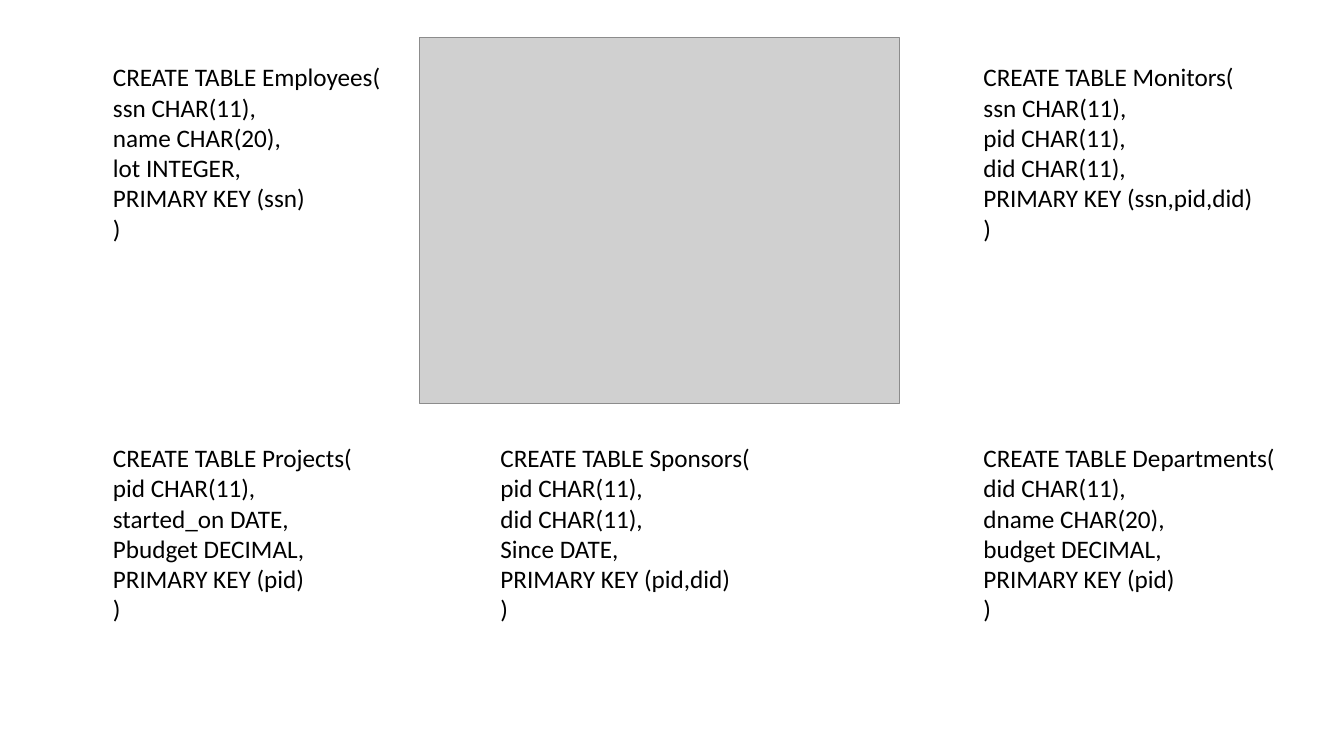
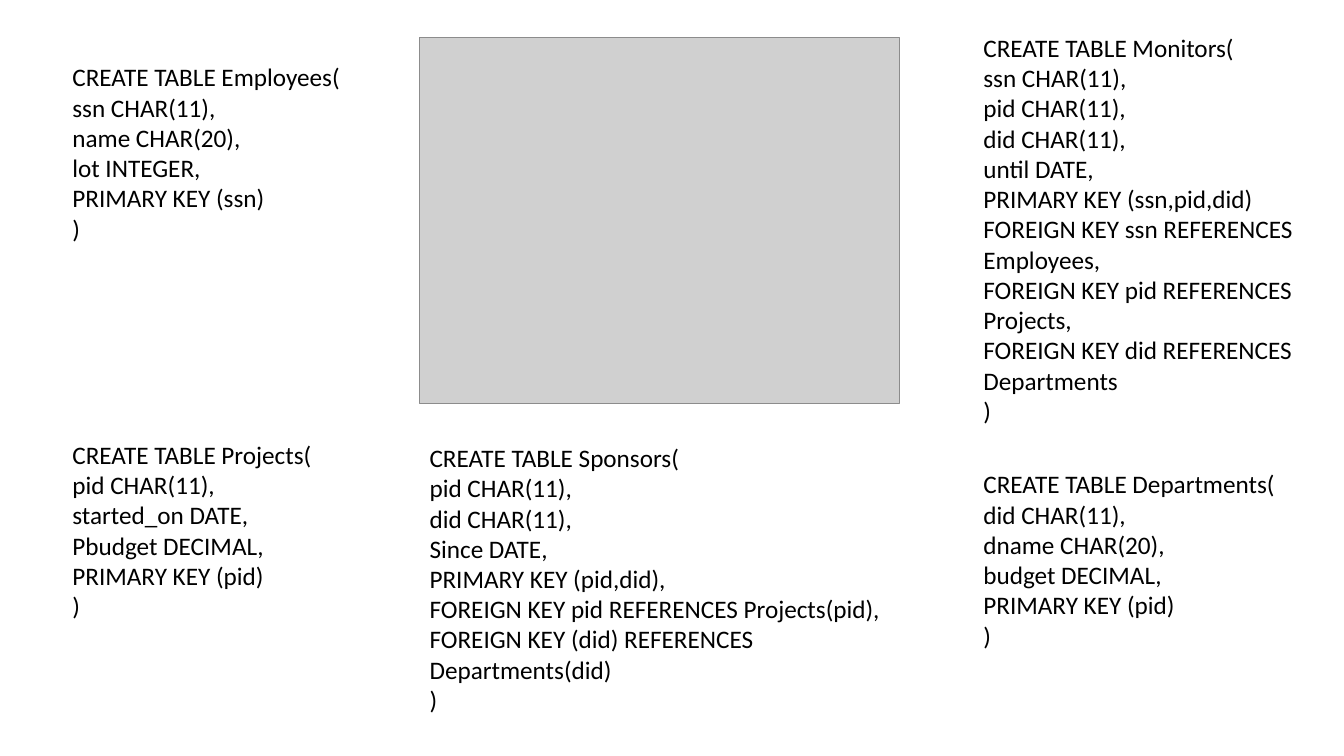
Before and after one commit to hasan-ert/cs306-recit-materials, a slide deck: slide 17 of Recitation 3/CS306-Recitation3.pptx. Drawn at 1344x756 pixels with LibreOffice and Linux fonts; fonts in the diff are those of the drawing; grey boxes stand for pictures. Boxes give left, top, right and bottom in pixels: in the first picture for what was removed or moved away, otherwise in the second. Text is boxed around its words. In the diff, an @@ line names an element or a change of style, - is before the commit and + after.

```diff
--- a/Recitation 3/CS306-Recitation3.pptx
+++ b/Recitation 3/CS306-Recitation3.pptx
@@ text "CREATE TABLE Monitors(": place and size @@
-text "CREATE TABLE Monitors(" at [983, 68, 1252, 211]
+text "CREATE TABLE Monitors(" at [983, 39, 1292, 394]
@@ text "CREATE TABLE Employees(": place and size @@
-text "CREATE TABLE Employees(" at [113, 67, 380, 211]
+text "CREATE TABLE Employees(" at [72, 67, 339, 211]
@@ text at [983, 160, 1094, 181]: paragraph added @@
+until DATE,
@@ text at [983, 221, 1292, 394]: paragraphs added @@
+FOREIGN KEY ssn REFERENCES Employees,
+FOREIGN KEY pid REFERENCES Projects,
+FOREIGN KEY did REFERENCES Departments
@@ text "CREATE TABLE Projects(": place and size @@
-text "CREATE TABLE Projects(" at [113, 448, 352, 592]
+text "CREATE TABLE Projects(" at [72, 445, 311, 589]
@@ text "CREATE TABLE Sponsors(": place and size @@
-text "CREATE TABLE Sponsors(" at [500, 448, 750, 592]
+text "CREATE TABLE Sponsors(" at [430, 448, 880, 683]
@@ text "CREATE TABLE Departments(": place and size @@
-text "CREATE TABLE Departments(" at [983, 449, 1274, 592]
+text "CREATE TABLE Departments(" at [983, 475, 1274, 618]
@@ text at [430, 569, 880, 683]: text changed @@
-PRIMARY KEY (pid,did)
+PRIMARY KEY (pid,did),
+FOREIGN KEY pid REFERENCES Projects(pid),
+FOREIGN KEY (did) REFERENCES Departments(did)
```
Also in this commit, not shown: 2 other slides changed.
